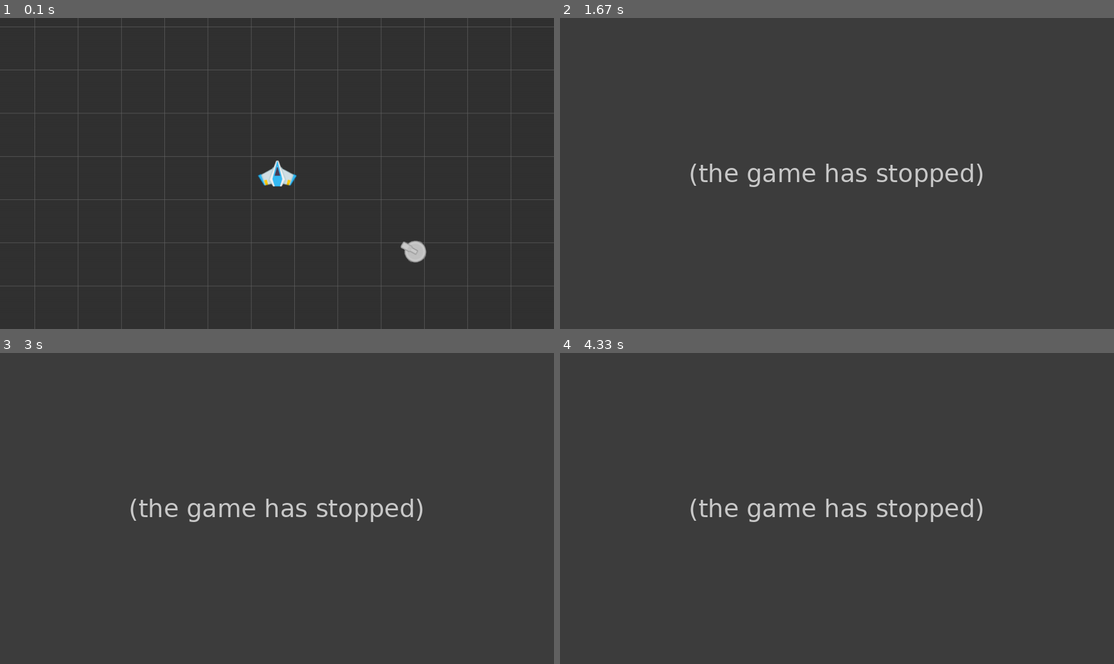
Above: before the commit, frames 1-4 (two rows, left to right).
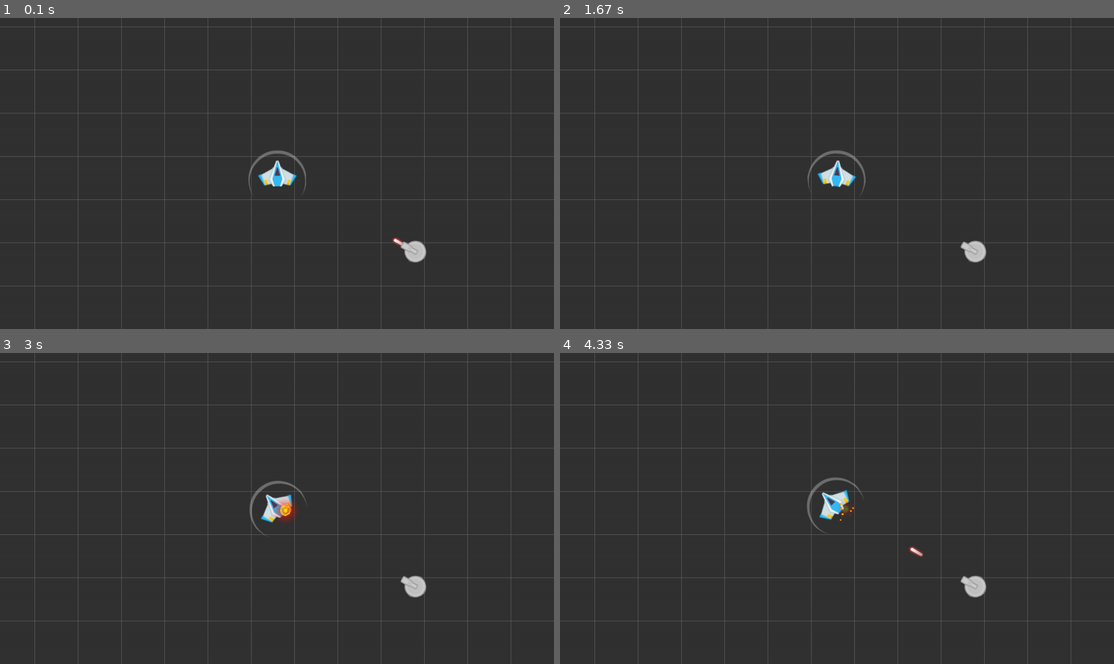
Above: after the commit, the same moments.

Repository: genericprogrammerdude/pygamengn
Game: pygame game, started from main.py
The game is run twice, just before and just after one commit, with the same random seed, the same clock (stepped at 60 frames per second) and the same inputs.
Inputs:
- Up to frame 1 (0.1 s): no input
- Up to frame 2 (1.67 s): tap F at 0.33 s
- Up to frame 3 (3 s): hold S 1.67-2.13 s; hold D 2.17-2.8 s; tap F at 2.23, 2.53, 2.9 s; tap E at 2.32 s; hold S from 2.83 s (still down)
- Up to frame 4 (4.33 s): release S at 3.2 s; hold D 3.23-3.7 s; tap F at 3.3, 3.6, 3.8, 4.1, 4.3 s; hold D 3.73-4.2 s; tap E at 3.88 s; hold S from 4.23 s (still down)

The runs differ from the first frame. In frame 1, 0.2% of the frame differs, in the area x 44-73%, y 42-74%; in frame 2, 1.7%; in frame 3, 1.7%; in frame 4, 1.8%, in the area x 6-93%, y 2-87%.
Error before the commit: AttributeError: 'Group' object has no attribute 'move_to_front' (ship.py line 38); the game stopped at 1.62 s (later frames are placeholders)

Commit message:
Added health and damage.

Diff:
--- a/GameEngine/game_object.py
+++ b/GameEngine/game_object.py
@@ -20,6 +20,7 @@
         self.mask = None  # The mask will be built on the first transform()
         self.attachments = []
         self.parent = None
+        self.health = 100
 
     def update(self, delta):
         """Updates the game object. Delta time is in ms."""
@@ -65,9 +66,20 @@
         return False
 
     def attach(self, game_object, offset):
+        """Attaches a game object to this game object at the give offset."""
         self.attachments.append(Attachment(game_object, offset))
         game_object.parent = self
-        self.groups()[0].add(game_object)
+        for group in self.groups():
+            group.add(game_object)
+
+    def take_damage(self, damage):
+        """Takes damage for this game object."""
+        self.health -= damage
+        if self.health <= 0:
+            self.die()
+
+    def die(self):
+        self.kill()
 
 
 class Attachment():
--- a/GameEngine/projectile.py
+++ b/GameEngine/projectile.py
@@ -1,13 +1,17 @@
 import pygame
 
+from animated_texture import AnimatedTexture
+from game_object import GameObject
 from ship import Ship
 
 
 class Projectile(Ship):
 
-    def __init__(self, image, explosion_atlas=None, velocity_decay_factor=1.0, enemies=None):
-        super().__init__(image, explosion_atlas, velocity_decay_factor)
+    def __init__(self, image, velocity_decay_factor=1.0, explosion_atlas=None, enemies=None, damage=5):
+        super().__init__(image, velocity_decay_factor)
+        self.explosion_atlas = explosion_atlas
         self.enemies = enemies
+        self.damage = damage
 
     def kill_when_off_screen(self):
         """This can be used by the Sprite Group to know if the object should be killed when it goes off screen."""
@@ -24,9 +28,11 @@
             for sprite in collisions:
                 collision = pygame.sprite.collide_mask(sprite, self)
                 if collision:
-                    collision_handler = sprite.parent if sprite.parent else sprite
-                    collision_handler.collide(pygame.Vector2(sprite.rect.topleft) + collision)
-                    self.kill()
+                    # Set own position to the collision point so the explosion will play there when self dies
+                    self.set_pos(pygame.Vector2(sprite.rect.topleft) + collision)
+                    self.take_damage(self.health)
+                    # Apply damage to the collided sprite
+                    sprite.take_damage(self.damage)
 
     def sprites_collided(self, a, b):
         """Checks whether sprites a and b collide."""
@@ -37,3 +43,14 @@
         if (a.parent and a.parent == b) or (b.parent and b.parent == a):
             return False
         return pygame.sprite.collide_rect(a, b)
+
+    def die(self):
+        """Die. Plays an explosion if it was given an atlas for  the AnimatedTexture."""
+        if self.explosion_atlas:
+            explosion = AnimatedTexture(self.explosion_atlas, 750)
+            group = GameObject.render_group
+            group.add(explosion)
+            group.move_to_front(explosion)
+            explosion.set_pos(self.pos)
+            explosion.play()
+        super().die()
--- a/GameEngine/ship.py
+++ b/GameEngine/ship.py
@@ -1,18 +1,15 @@
 import pygame
 
-from animated_texture import AnimatedTexture
-from atlas import Atlas
 from game_object import GameObject
 
 
 class Ship(GameObject):
     """Space ship game object."""
 
-    def __init__(self, image, explosion_atlas=None, velocity_decay_factor=1.0):
+    def __init__(self, image, velocity_decay_factor=1.0):
         super().__init__(image)
         self.velocity = 0.0
         self.velocity_decay_factor = velocity_decay_factor
-        self.explosion_atlas = explosion_atlas
 
     def update(self, delta):
         """Updates the ship."""
@@ -29,12 +26,3 @@
     def set_velocity(self, velocity):
         """Sets the ship's velocity in screen units per second."""
         self.velocity = velocity
-
-    def collide(self, pos):
-        if self.explosion_atlas:
-            explosion = AnimatedTexture(self.explosion_atlas, 750)
-            group = self.groups()[0]
-            group.add(explosion)
-            group.move_to_front(explosion)
-            explosion.set_pos(pos)
-            explosion.play()
--- a/GameEngine/turret.py
+++ b/GameEngine/turret.py
@@ -7,13 +7,14 @@
 class Turret(GameObject):
     """Turret that will fire at the given target."""
 
-    def __init__(self, turret_image, projectile_image, enemies):
+    def __init__(self, turret_image, projectile_image, enemies, explosion_atlas):
         super().__init__(turret_image)
         self.projectile_image = projectile_image
         self.target = None
         self.fire_freq = 1000
-        self.time_since_last_fire = 0
+        self.time_since_last_fire = self.fire_freq
         self.enemies = enemies
+        self.explosion_atlas = explosion_atlas
 
     def set_target(self, target):
         """Sets the target to attack."""
@@ -22,17 +23,22 @@
     def update(self, delta):
         super().update(delta)
 
-        fire_dir = self.target.pos - self.pos
-        heading = math.degrees(math.atan2(fire_dir[0], fire_dir[1]) - math.pi)
-        self.set_heading(heading)
+        if self.target:
+            if self.target.alive():
+                fire_dir = self.target.pos - self.pos
+                heading = math.degrees(math.atan2(fire_dir[0], fire_dir[1]) - math.pi)
+                self.set_heading(heading)
 
-        self.time_since_last_fire = self.time_since_last_fire + delta
-        if self.time_since_last_fire >= self.fire_freq and self.target != None:
-            self.fire()
+                self.time_since_last_fire = self.time_since_last_fire + delta
+                if self.time_since_last_fire >= self.fire_freq:
+                    self.fire()
+            else:
+                self.time_since_last_fire = self.fire_freq
+                self.target = None
 
     def fire(self):
         """Fires a Projectile at the target."""
-        projectile = Projectile(self.projectile_image, enemies=self.enemies)
+        projectile = Projectile(self.projectile_image, enemies=self.enemies, explosion_atlas=self.explosion_atlas)
         projectile.set_pos(self.pos)
         projectile.set_heading(self.heading)
         projectile.transform()
--- a/main.py
+++ b/main.py
@@ -23,8 +23,7 @@
     screen_rect = screen.get_rect()
 
     # Create player
-    explosion_atlas = Atlas(explosion_atlas_image, (256, 256))
-    player = Ship(ship_image, explosion_atlas, 0.5)
+    player = Ship(ship_image, 0.5)
     player.set_pos(pygame.Vector2(screen_rect.width / 2.0, screen_rect.height / 2.0))
     player.set_scale(0.8)
     linear_velocity = 200.0
@@ -33,7 +32,8 @@
     collision_group = pygame.sprite.Group()
 
     # Create a turret
-    turret = Turret(turret_image, projectile_image, collision_group)
+    explosion_atlas = Atlas(explosion_atlas_image, (256, 256))
+    turret = Turret(turret_image, projectile_image, collision_group, explosion_atlas)
     turret.set_scale(1.25)
     turret.set_pos(pygame.Vector2(screen_rect.width * 0.75, screen_rect.height * 0.75))
     turret.set_target(player)
@@ -42,6 +42,7 @@
     render_group = RenderGroup(player, world_rect, screen_rect, True)
     render_group.add(turret)
     render_group.move_to_back(turret)
+    GameObject.render_group = render_group
 
     # Add player to collision group
     collision_group.add(player)
